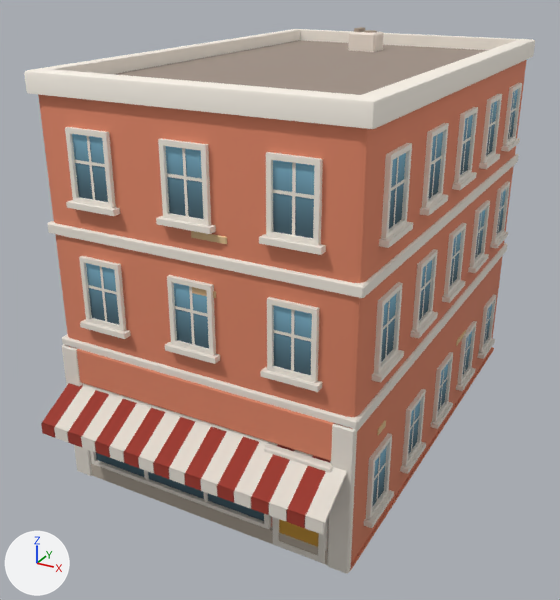
The glTF model newcity/art/kit/boylston_s18.glb as it was, and as the next commit left it.
Both versions are drawn from a 50 mm camera at (10.4, -21.4, 14.4) aimed at (-0.4, -1.7, 4.5). Arrows for +X, +Y and +Z are at lower left; the lights stay in place. The older version comes first. Vertices at exactly the same position are counted once.

The first picture shows 'boylston_s18'.
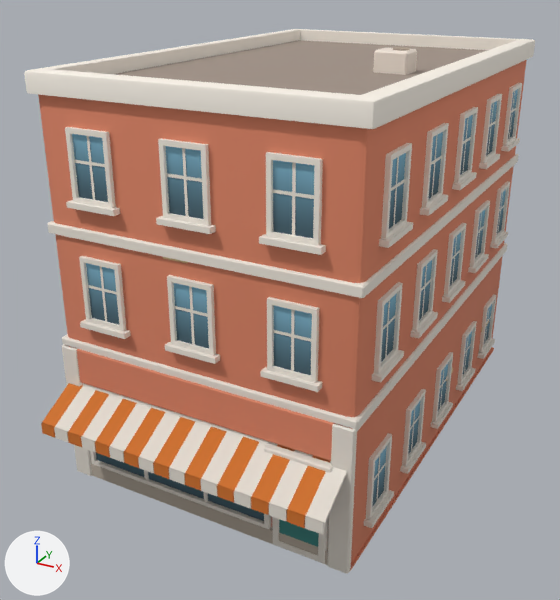
Location of each change, [x1, y1, x2, y2] in pixels of the pictures (560 x 600 px; the box of a moved part takes in the faces that stretch with it):
'boylston_s18', reshaped: before [24, 27, 535, 574]; after [24, 29, 535, 574]
part 1 of me_boylston_s18, moved or reshaped: before [192, 287, 216, 298]; after [162, 257, 188, 263]
part 2 of me_boylston_s18, moved or reshaped (not visible afterwards): before [191, 231, 227, 244]
part 3 of me_boylston_s18, moved or reshaped (not visible afterwards): before [377, 420, 386, 435]
part 4 of me_boylston_s18, moved or reshaped: before [364, 30, 377, 33]; after [393, 47, 409, 51]
part 5 of me_boylston_s18, moved or reshaped: before [348, 32, 383, 52]; after [373, 48, 417, 75]
part 6 of me_boylston_s18, deleted: before [354, 27, 365, 32]
part 7 of me_boylston_s18, moved or reshaped (not visible afterwards): before [456, 329, 466, 346]
part 8 of me_boylston_s18, surface changed: [41, 293, 330, 547] in both

What the commit changed:
me_boylston_s18 is used by ob_boylston_s18; location (0.0, 0.0, 0.0).
Verts and faces of me_boylston_s18; kept vertices keep their numbers, new ones are numbered from 1856.
Before the commit, vertices of me_boylston_s18: 1222 (4.5, 2.3, 2.7), 1223 (4.5, 1.3, 2.7) at pixel (455, 345), 1228 (4.5, 1.4, 2.7) at pixel (457, 345), 1229 (4.5, 1.3, 2.7) at pixel (456, 345), 1230 (4.5, 2.3, 2.7).
Before the commit, vertices of me_boylston_s18: 1231 (4.5, 2.3, 2.7), 1232 (4.5, 1.3, 2.9) at pixel (457, 341), 1233 (4.5, 1.4, 2.9) at pixel (457, 341), 1234 (4.5, 1.4, 2.9) at pixel (457, 340), 1235 (4.5, 2.3, 2.9) at pixel (466, 330).
Before the commit, vertices of me_boylston_s18: 1236 (4.5, 2.3, 2.9) at pixel (465, 329), 1237 (4.5, 2.3, 2.9) at pixel (465, 329), 1238 (4.5, 2.3, 2.9) at pixel (465, 329), 1239 (4.5, 2.3, 2.9) at pixel (465, 329), 1240 (4.5, 1.3, 2.9) at pixel (456, 341).
Before the commit, vertices of me_boylston_s18: 1241 (4.5, 1.4, 2.9) at pixel (456, 340).
me_boylston_s18 had 1856 vertices, 2518 faces and spanned x -4.7..4.7, y -8.4..7.2, z 0.0..12.2.
me_boylston_s18 now has 1848 vertices, 2508 faces and spans x -4.7..4.7, y -8.4..7.2, z 0.0..12.1.
me_boylston_s18 part 1: the loose piece of 16 vertices spanning x 0.0..0.7, y -7.0, z 6.8..7.0 is moved by (-0.8, 0.0, 0.8).
me_boylston_s18 part 2: the loose piece of 16 vertices spanning x 0.1..1.1, y -7.0, z 8.3..8.4 is moved by (2.3, 0.0, -7.2).
me_boylston_s18 part 3: the loose piece of 16 vertices spanning x 4.5, y -5.5..-5.0, z 3.2..3.4 is scaled about its middle by (-1, -2.03, 1), then moved by (-9.0, 6.5, -1.3).
me_boylston_s18 part 4: the loose piece of 16 vertices spanning x -0.6..-0.1, y 4.4..4.8, z 12.1 is moved by (2.9, -4.8, 0.0).
me_boylston_s18 part 5: the loose piece of 20 vertices spanning x -1.0..0.0, y 4.2..5.0, z 11.5..12.1 is moved by (2.9, -4.8, 0.0).
me_boylston_s18 part 6: the loose piece of 8 vertices spanning x -0.9..-0.7, y 4.3..4.8, z 12.1..12.2 is deleted.
Part 7, on me_boylston_s18:
Vertices 1222, 1230, 1231, 1235 to 1239 move by (0.0, -1.2, -0.9).
Vertices 1223, 1229, 1232, 1240 move by (0.0, -0.9, -0.9).
Vertices 1228, 1233, 1234, 1241 move by (0.0, -1.0, -0.9).
me_boylston_s18 part 8: 212 kept faces spanning x -4.5..4.5, y -8.4..5.9, z 0.2..10.4 get new texture (UV) coordinates.
Other edits to the shape of me_boylston_s18 do not show in these pictures.
